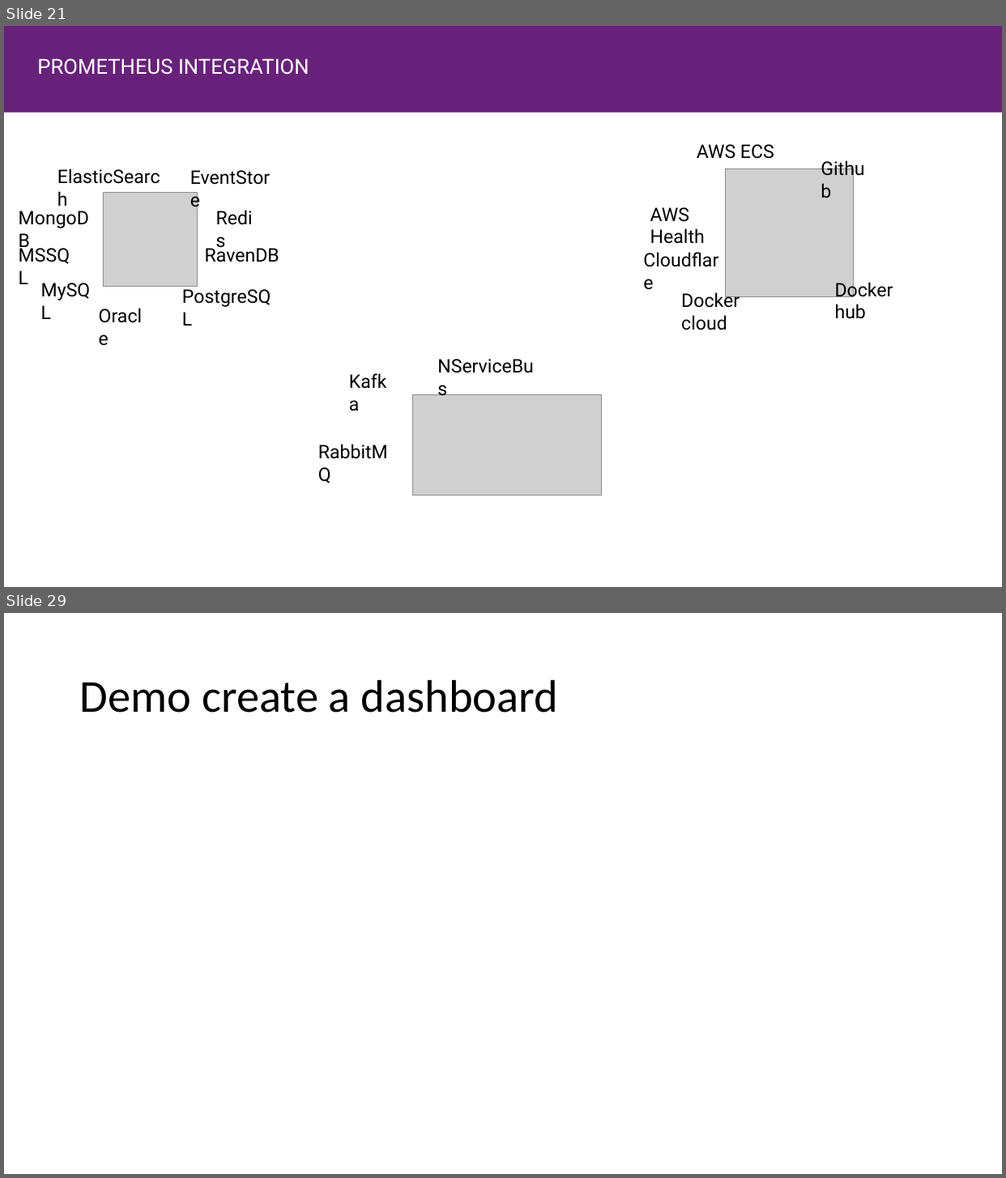
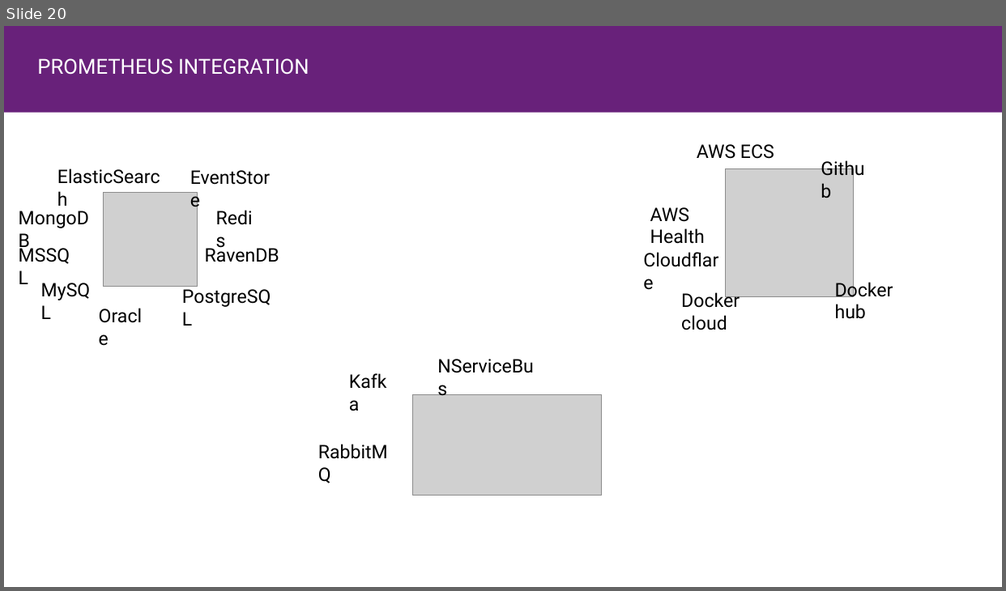
Before and after one commit to jruizx/dotnet-bcn, a slide deck: .net core bcn user group.pptx. Shown one above the other, each under a label of ours: slides 21 and 29 before the commit, slide 20 after it; the slides between them are not shown. The pictures are 1006x1178 and 1006x591 pixels, drawn with LibreOffice and Linux fonts; fonts in the diff are those of the drawing; grey boxes stand for pictures. Boxes give left, top, right and bottom in pixels: in the first picture for what was removed or moved away, otherwise in the second. Text is boxed around its words. In the diff, an @@ line names an element or a change of style, - is before the commit and + after.

```diff
--- a/.net core bcn user group.pptx
+++ b/.net core bcn user group.pptx
@@ slide 29 removed at box(4, 613, 1002, 1174), background #FFFFFF @@
@@ title removed at box(80, 679, 558, 713) @@
-Demo create a dashboard
@@ what was slide 21 is now slide 20 @@
```
Also in this commit, not shown: 10 slides added, 11 other slides removed, 11 other files.
